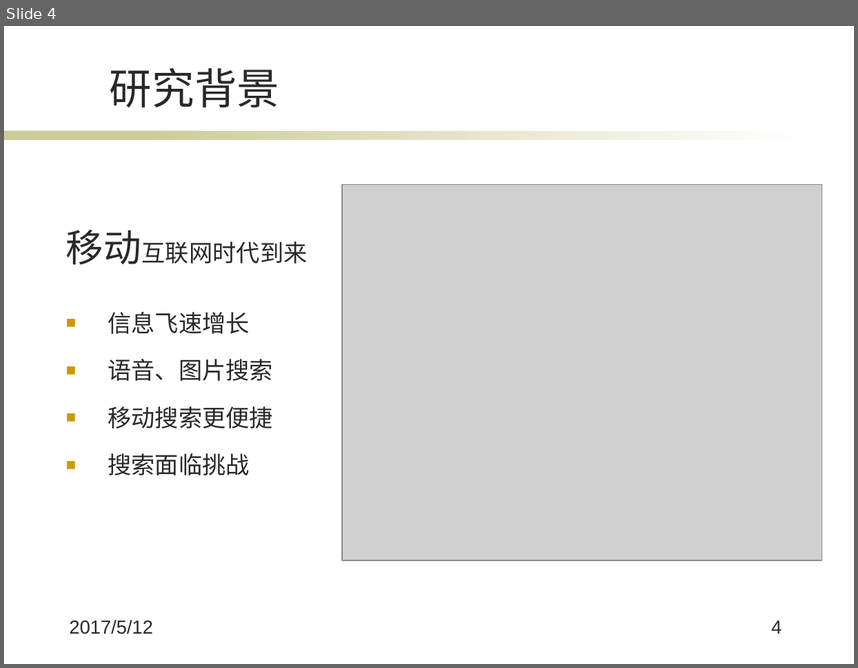
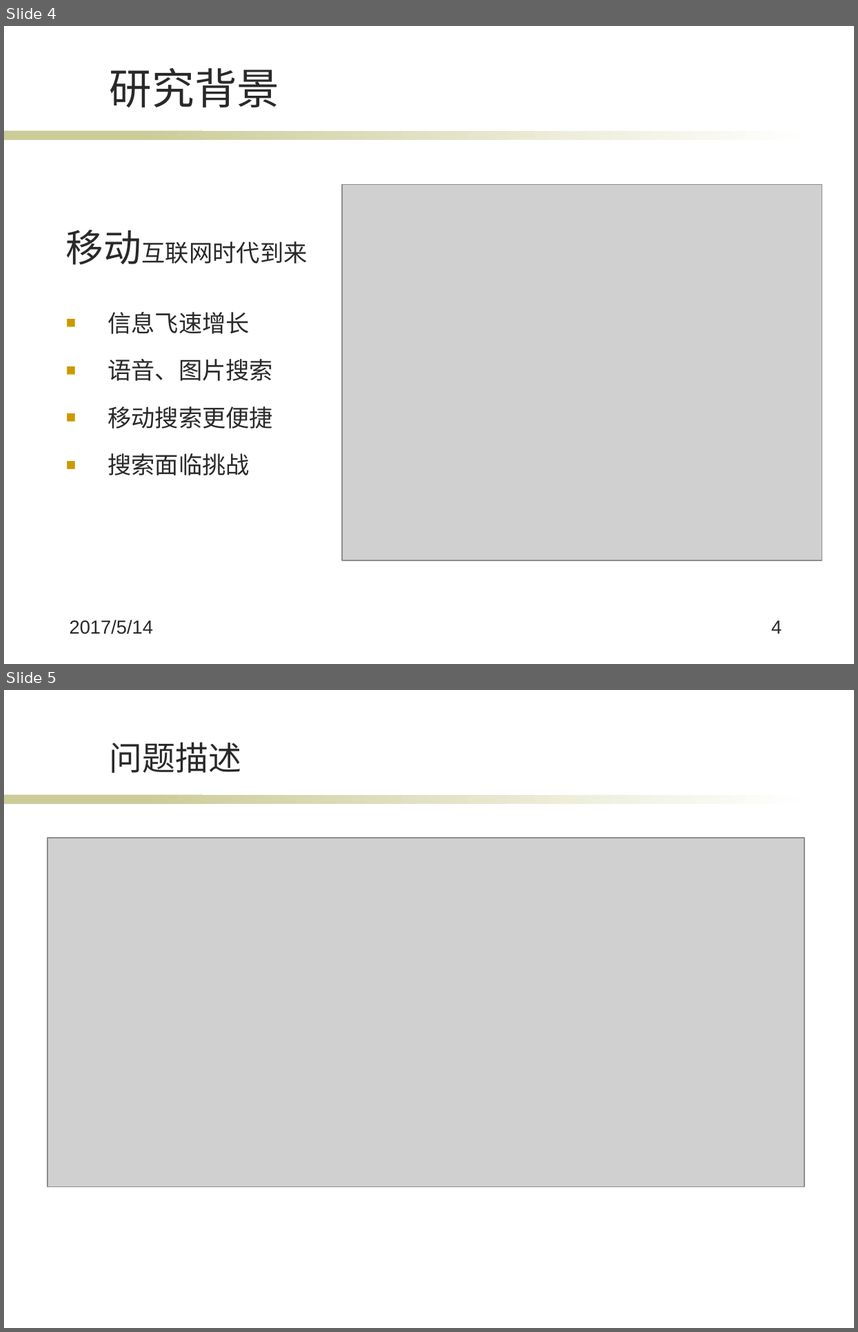
Before and after one commit to wqpod2g/paper, a slide deck: 毕业答辩ppt.pptx. Shown one above the other, each under a label of ours: slide 4 before the commit, slides 4 and 5 after it. The pictures are 858x668 and 858x1332 pixels, drawn with LibreOffice and Linux fonts; fonts in the diff are those of the drawing; grey boxes stand for pictures; background and template pictures are left out. Boxes give left, top, right and bottom in pixels: in the first picture for what was removed or moved away, otherwise in the second. Text is boxed around its words. In the diff, an @@ line names an element or a change of style, - is before the commit and + after.

```diff
--- a/毕业答辩ppt.pptx
+++ b/毕业答辩ppt.pptx
@@ slide 5 added at box(4, 690, 854, 1328), background #FFFFFF; not listed: 2 template elements that a slide beside it also shows @@
@@ title added at box(110, 742, 241, 773), 28 pt, text #292929 @@
+问题描述
@@ picture added at box(47, 838, 804, 1187) @@
@@ slide 4 changed as well @@
@@ text at box(70, 619, 153, 634): text changed @@
-2017/5/12
+2017/5/14
```
Also in this commit, not shown: 18 other slides changed, 2 other slides added, 11 slides removed.
